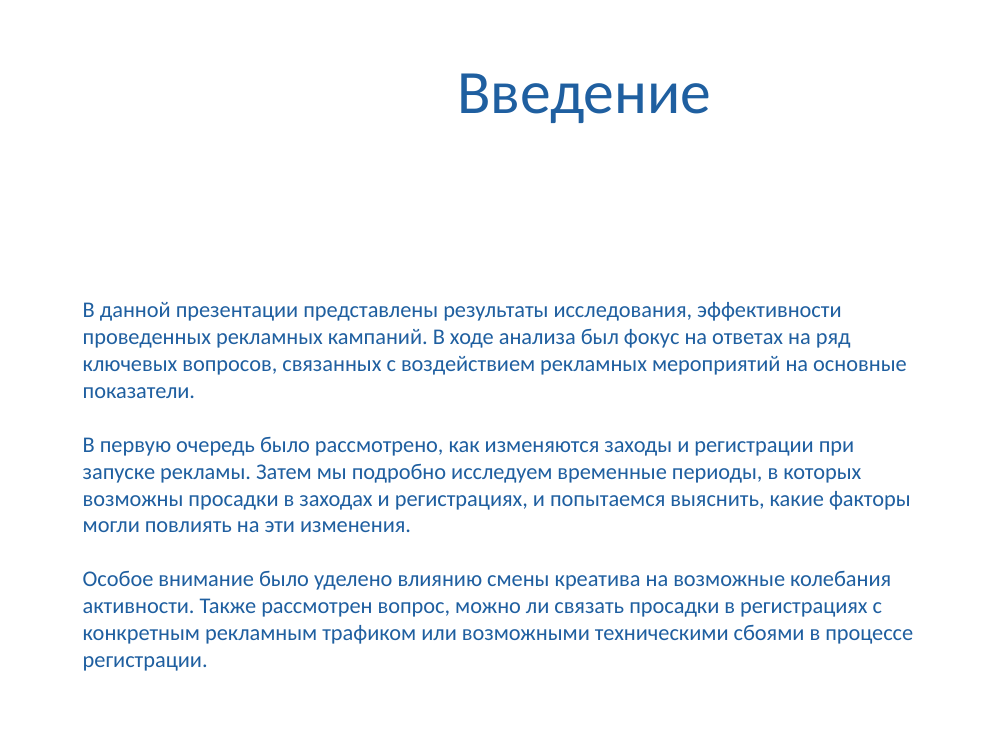
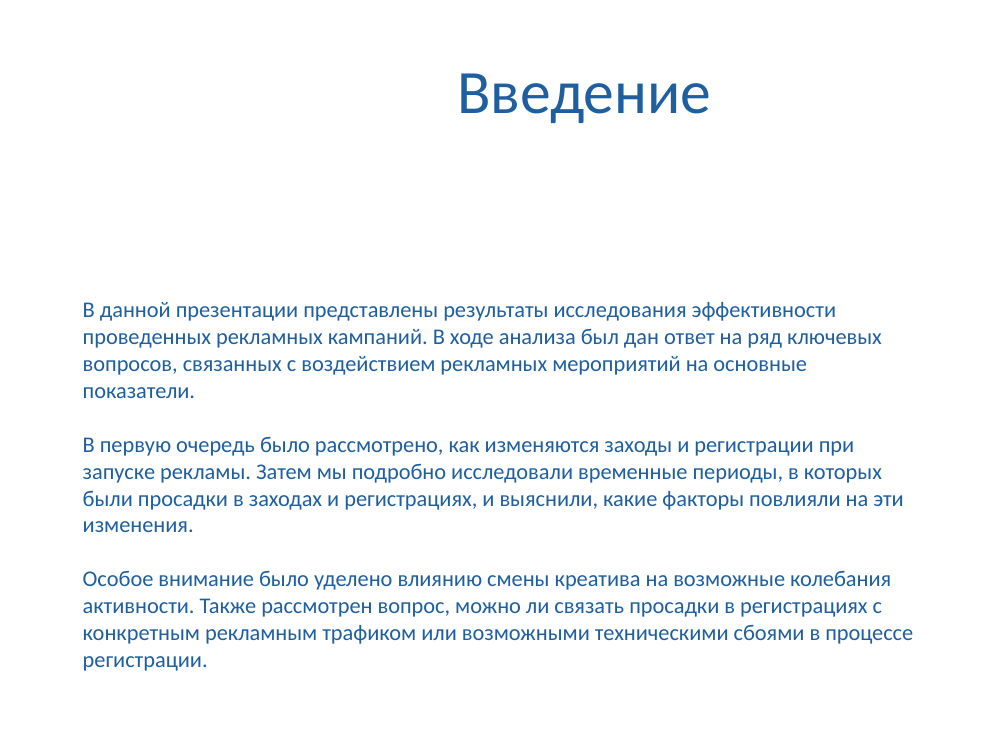
Before and after one commit to MaximManuyko/data-analytics-project-100, a slide deck: slide 2 of presentation.pptx. Drawn at 1008x756 pixels with LibreOffice and Linux fonts; fonts in the diff are those of the drawing; background and template pictures are left out. Boxes give left, top, right and bottom in pixels: in the first picture for what was removed or moved away, otherwise in the second. Text is boxed around its words. In the diff, an @@ line names an element or a change of style, - is before the commit and + after.

```diff
--- a/presentation.pptx
+++ b/presentation.pptx
@@ text at [83,302,903,532]: text changed @@
-В данной презентации представлены результаты исследования, эффективности проведенных рекламных кампаний. В ходе анализа был фокус на ответах на ряд ключевых вопросов, связанных с воздействием рекламных мероприятий на основные показатели.
-В первую очередь было рассмотрено, как изменяются заходы и регистрации при запуске рекламы. Затем мы подробно исследуем временные периоды, в которых возможны просадки в заходах и регистрациях, и попытаемся выяснить, какие факторы могли повлиять на эти изменения.
+В данной презентации представлены результаты исследования эффективности проведенных рекламных кампаний. В ходе анализа был дан ответ на ряд ключевых вопросов, связанных с воздействием рекламных мероприятий на основные показатели.
+В первую очередь было рассмотрено, как изменяются заходы и регистрации при запуске рекламы. Затем мы подробно исследовали временные периоды, в которых были просадки в заходах и регистрациях, и выяснили, какие факторы повлияли на эти изменения.
```
Also in this commit, not shown: 5 other slides changed, 5 other files.
